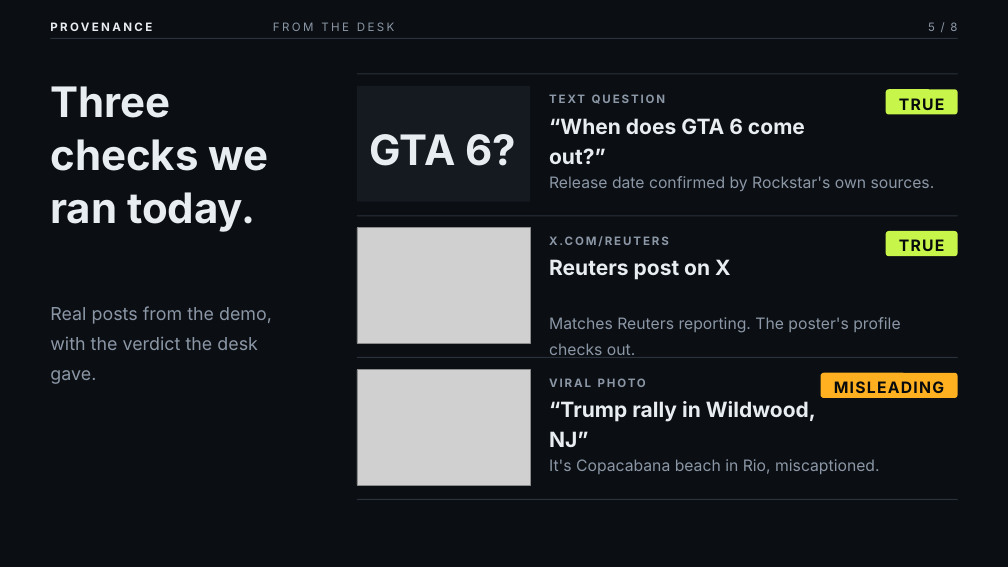
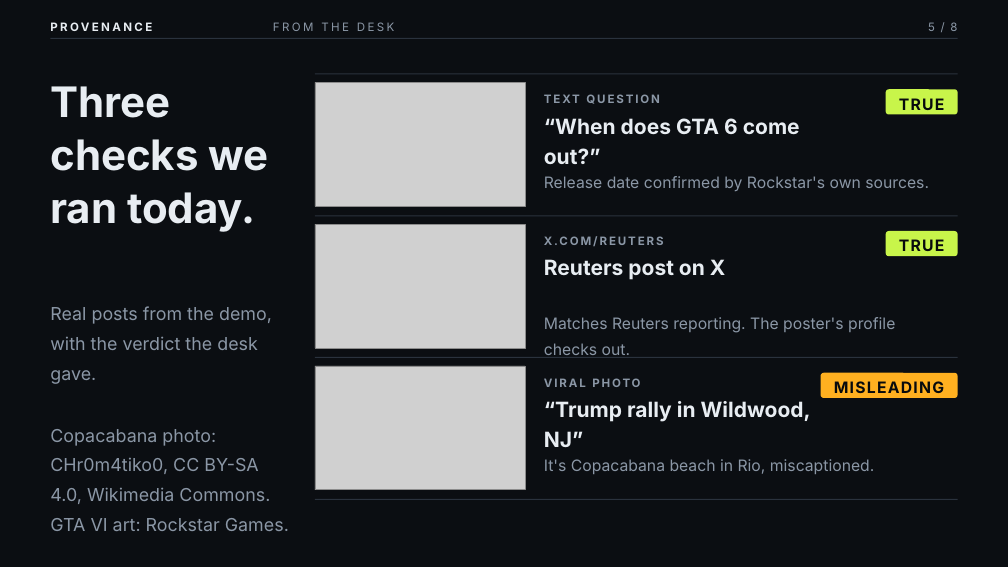
Before and after one commit to michaelnjoku347/Provenance, a slide deck: slide 5 of docs/pitch/Provenance-pitch.pptx. Drawn at 1008x567 pixels with LibreOffice and Linux fonts; fonts in the diff are those of the drawing; grey boxes stand for pictures. Boxes give left, top, right and bottom in pixels: in the first picture for what was removed or moved away, otherwise in the second. Text is boxed around its words. In the diff, an @@ line names an element or a change of style, - is before the commit and + after.

Commit message:
Use real images for the examples and a live check screenshot in the deck.

```diff
--- a/docs/pitch/Provenance-pitch.pptx
+++ b/docs/pitch/Provenance-pitch.pptx
@@ rectangle: place and size @@
-rectangle at (357, 73, 957, 74)
+rectangle at (315, 73, 958, 74)
@@ picture added at (315, 82, 526, 206) @@
@@ rectangle removed at (357, 86, 530, 202) @@
@@ text removed at (370, 134, 516, 166) @@
-GTA 6?
@@ rectangle: place and size @@
-rectangle at (357, 216, 957, 216)
+rectangle at (315, 216, 958, 216)
@@ picture: place and size @@
-picture at (357, 228, 530, 343)
+picture at (315, 225, 526, 349)
@@ rectangle: place and size @@
-rectangle at (357, 357, 957, 358)
+rectangle at (315, 357, 958, 358)
@@ picture: place and size @@
-picture at (357, 370, 530, 485)
+picture at (315, 366, 526, 490)
@@ 9 texts: place and size @@
-9 texts at (549, 89, 948, 474)
+9 texts at (544, 89, 943, 474)
@@ text at (50, 429, 289, 531): paragraph added @@
+Copacabana photo: CHr0m4tiko0, CC BY-SA 4.0, Wikimedia Commons. GTA VI art: Rockstar Games.
@@ rectangle: place and size @@
-rectangle at (357, 499, 957, 500)
+rectangle at (315, 499, 958, 500)
```
Also in this commit, not shown: 1 other slide changed, 7 other files.
